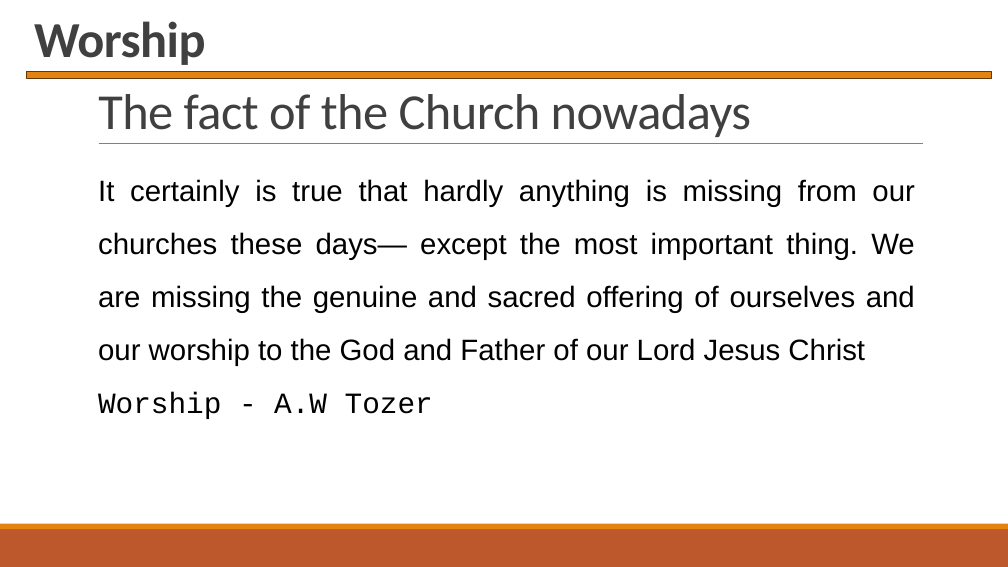
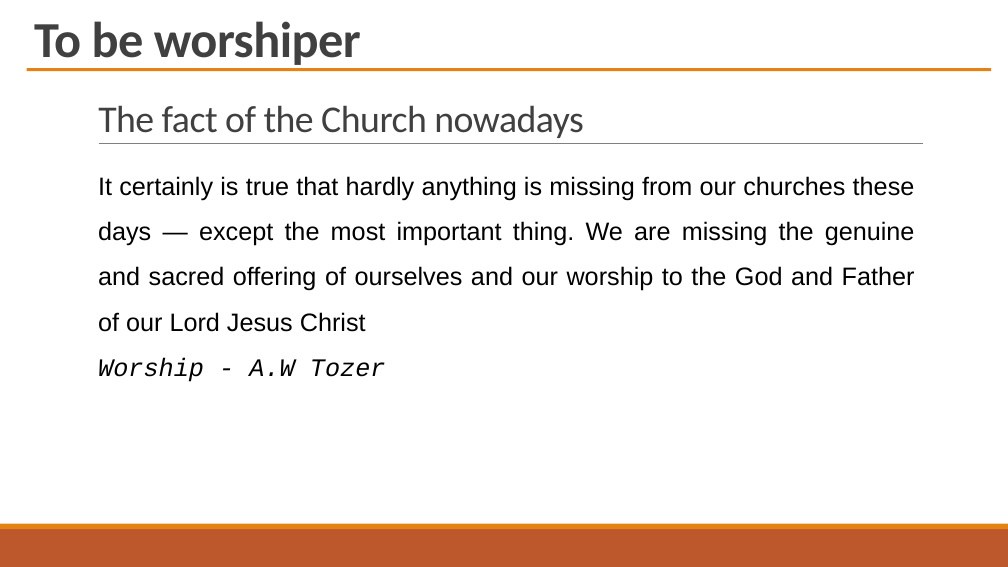
Before and after one commit to PhanNgocTrieu/SWPCT, a slide deck: slide 3 of Worship_Ref.pptx. Drawn at 1008x567 pixels with LibreOffice and Linux fonts; fonts in the diff are those of the drawing. Boxes give left, top, right and bottom in pixels: in the first picture for what was removed or moved away, otherwise in the second. Text is boxed around its words. In the diff, an @@ line names an element or a change of style, - is before the commit and + after.

```diff
--- a/Worship_Ref.pptx
+++ b/Worship_Ref.pptx
@@ text at (34, 21, 361, 69): text changed @@
-Worship
+To be worshiper
@@ rectangle: place and size @@
-rectangle at (26, 72, 991, 79)
+rectangle at (26, 68, 991, 71)
@@ rectangle at (26, 68, 991, 71): outline #643908 1.25 pt to none @@
@@ title "The fact of the Church ..." at (98, 105, 583, 138): size 48 to 36 pt @@
@@ text at (98, 176, 915, 332): text changed; size 28 to 24 pt @@
-It certainly is true that hardly anything is missing from our churches these days— except the most important thing. We are missing the genuine and sacred offering of ourselves and our worship to the God and Father of our Lord Jesus Christ
+It certainly is true that hardly anything is missing from our churches these days — except the most important thing. We are missing the genuine and sacred offering of ourselves and our worship to the God and Father of our Lord Jesus Christ
@@ text at (98, 358, 386, 382): size 28 to 24 pt, italic on in "Worship - A.W Tozer" @@
```
Also in this commit, not shown: 2 other slides changed, 12 slides added, 1 other file.
